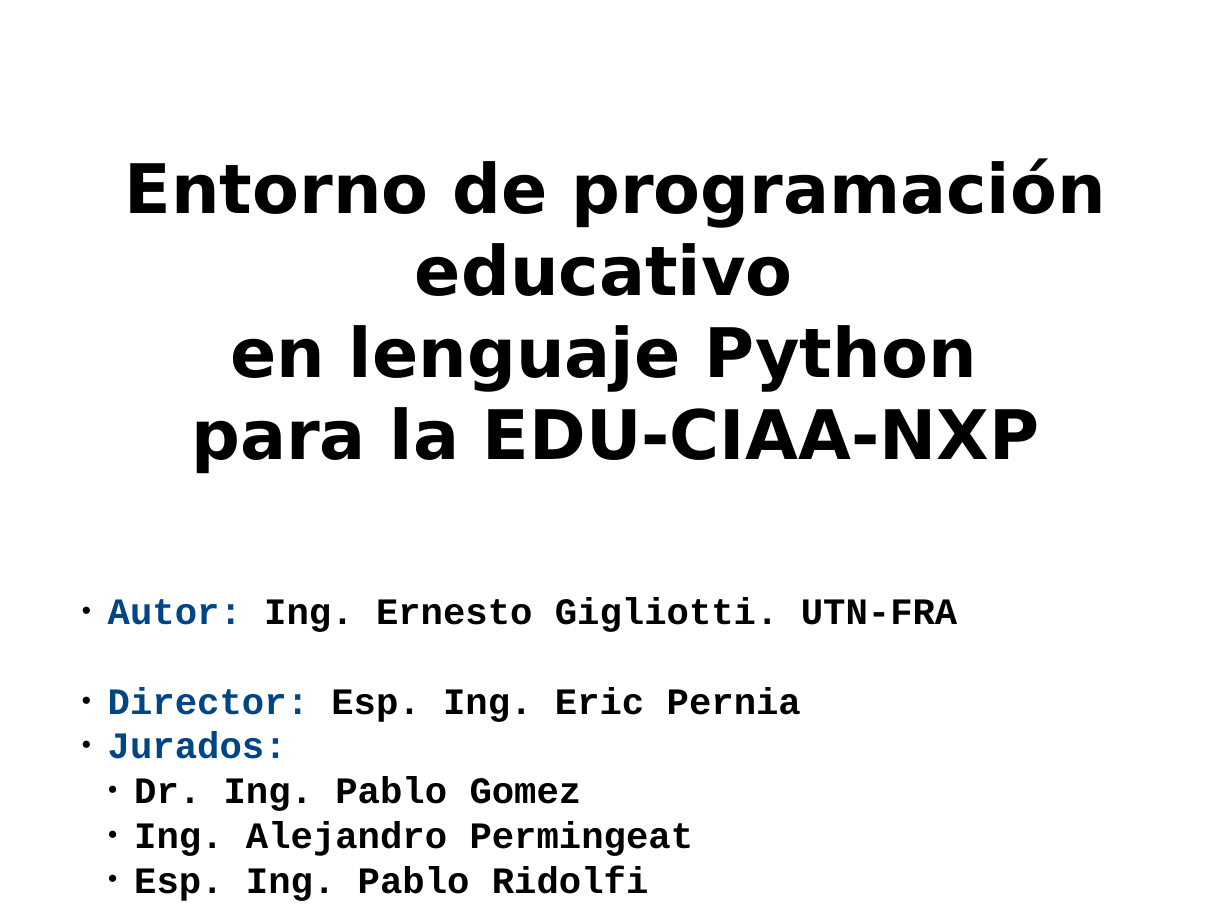
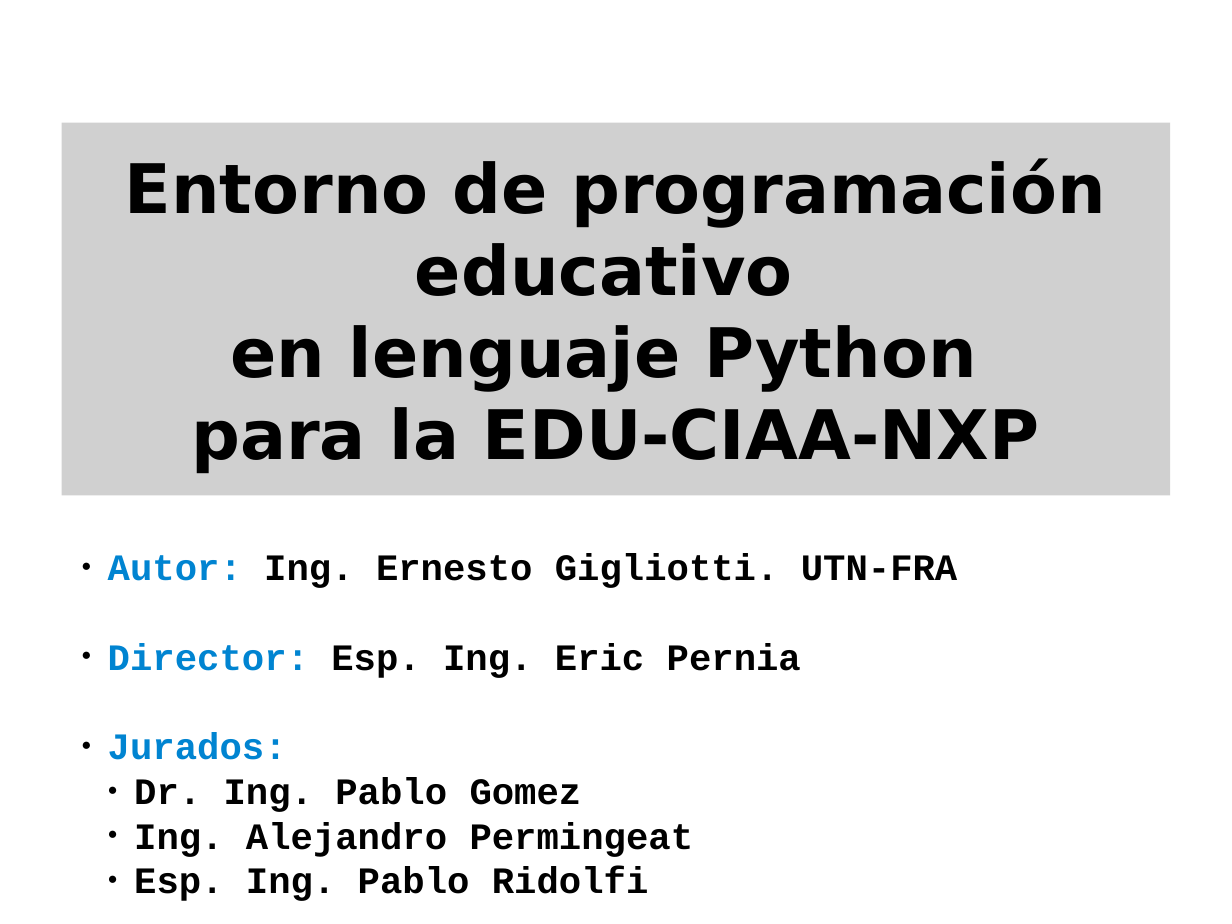
Before and after one commit to ernesto-g/tpfinalcese, a slide deck: slide 1 of presentacion/presentacion_v1.odp. Drawn at 1232x924 pixels with LibreOffice and Linux fonts; fonts in the diff are those of the drawing; grey boxes stand for pictures; background and template pictures are left out. Boxes give left, top, right and bottom in pixels: in the first picture for what was removed or moved away, otherwise in the second. Text is boxed around its words. In the diff, an @@ line names an element or a change of style, - is before the commit and + after.

Commit message:
fix presentacion

```diff
--- a/presentacion/presentacion_v1.odp
+++ b/presentacion/presentacion_v1.odp
@@ picture added at box(61, 123, 1171, 495), 44 pt, text #000000, bold @@
+Entorno de programación educativo
+en lenguaje Python
+para la EDU-CIAA-NXP
@@ title removed at box(125, 158, 1105, 473) @@
-Entorno de programación educativo
-en lenguaje Python
-para la EDU-CIAA-NXP
@@ text "Autor: Ing. Ernesto Gigliotti. UTN-FRA": place and size @@
-text "Autor: Ing. Ernesto Gigliotti. UTN-FRA" at box(108, 598, 958, 901)
+text "Autor: Ing. Ernesto Gigliotti. UTN-FRA" at box(108, 554, 958, 901)
@@ text at box(108, 554, 958, 760): text colour #004586 to #0084D1 in "Autor:", "Director:", "Jurados:" @@
```
Also in this commit, not shown: 12 other slides changed, 2 slides added, 1 slide removed, 7 other files.
